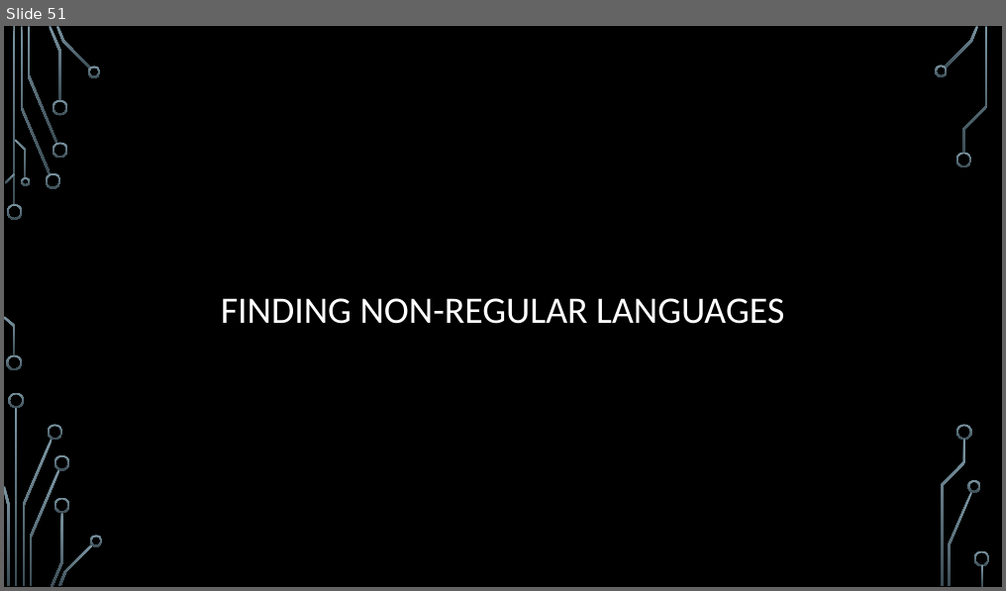
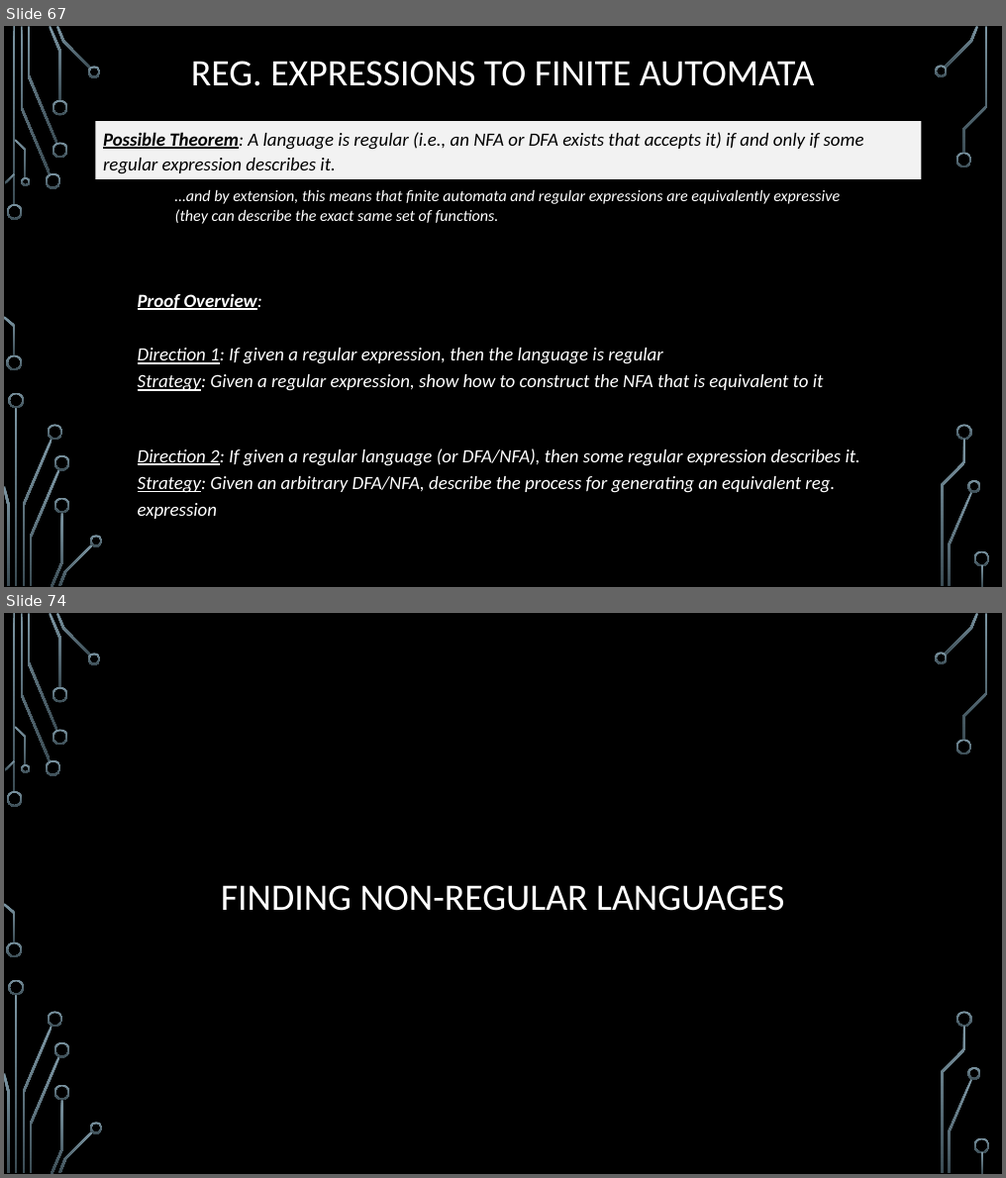
Before and after one commit to markfloryan/dmt2, a slide deck: slides/05-CircuitsAndFiniteAutomata.pptx. Shown one above the other, each under a label of ours: slide 51 before the commit, slides 67 and 74 after it; the slides between them are not shown. The pictures are 1006x591 and 1006x1178 pixels, drawn with LibreOffice and Linux fonts; fonts in the diff are those of the drawing; background and template pictures are left out. Boxes give left, top, right and bottom in pixels: in the first picture for what was removed or moved away, otherwise in the second. Text is boxed around its words. In the diff, an @@ line names an element or a change of style, - is before the commit and + after.

Commit message:
adding more slides

```diff
--- a/slides/05-CircuitsAndFiniteAutomata.pptx
+++ b/slides/05-CircuitsAndFiniteAutomata.pptx
@@ slide 67 added at (4,26,1002,587), background picture (left out); not listed: 36 template elements that a slide beside it also shows @@
@@ title added at (191,61,814,86), 36 pt, text #FFFFFF @@
+REG. EXPRESSIONS TO FINITE AUTOMATA
@@ rectangle added at (95,121,921,179), fill #F2F2F2, 18 pt, text #000000, italic @@
+Possible Theorem: A language is regular (i.e., an NFA or DFA exists that accepts it) if and only if some regular expression describes it.
@@ text added at (175,190,840,224), 15.3 pt, text #FFFFFF, italic @@
+…and by extension, this means that finite automata and regular expressions are equivalently expressive (they can describe the exact same set of functions.
@@ text added at (138,294,860,519), 18 pt, text #FFFFFF, italic @@
+Proof Overview:
+Direction 1: If given a regular expression, then the language is regular
+Strategy: Given a regular expression, show how to construct the NFA that is equivalent to it
+Direction 2: If given a regular language (or DFA/NFA), then some regular expression describes it.
+Strategy: Given an arbitrary DFA/NFA, describe the process for generating an equivalent reg. expression
@@ what was slide 51 is now slide 74 @@
```
Also in this commit, not shown: 22 other slides added, 1 other file.
